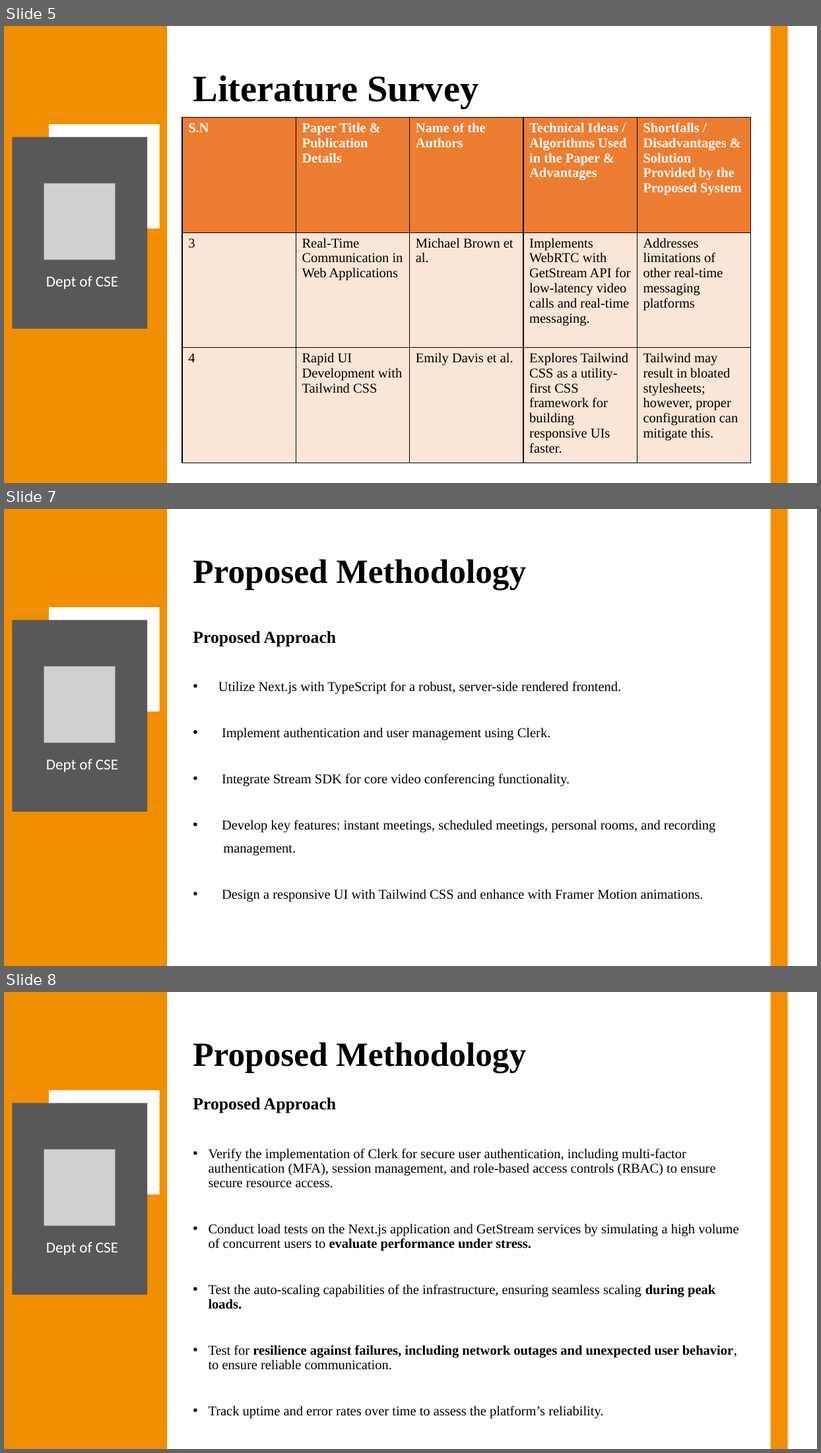
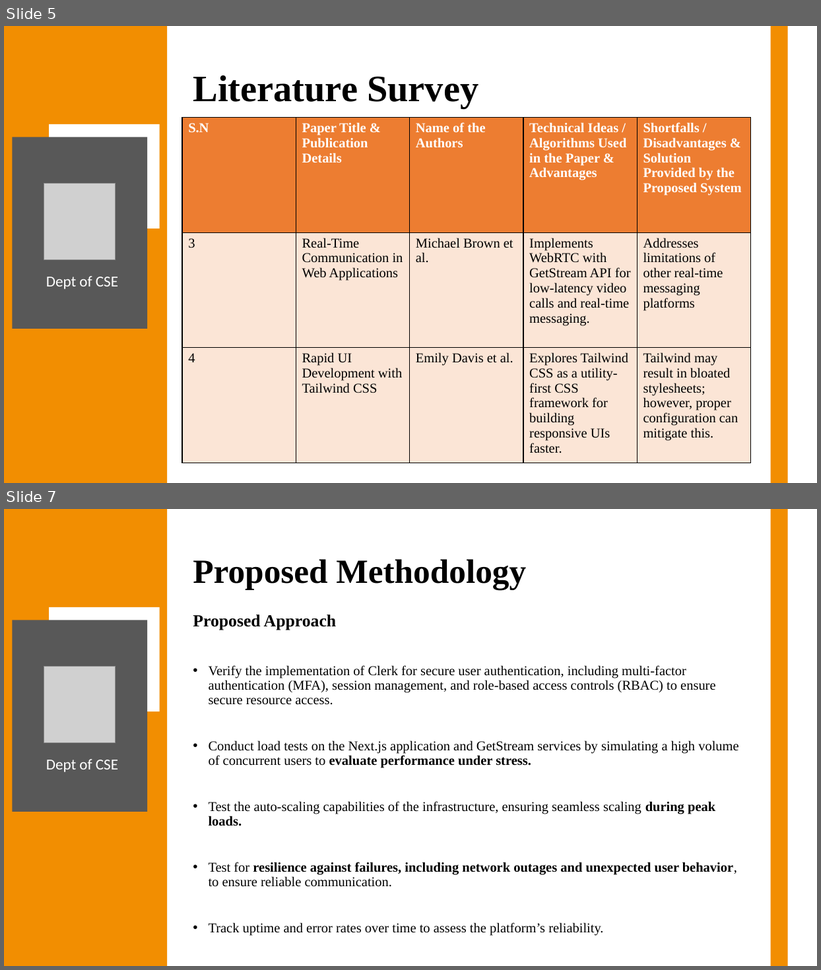
Before and after one commit to Anish202020/7th-Semester, a slide deck: Report & PPT/Project Work/Ppt/Callify Synopsis.pptx. Shown one above the other, each under a label of ours: slides 5, 7 and 8 before the commit, slides 5 and 7 after it; the slides between them are not shown. The pictures are 821x1453 and 821x970 pixels, drawn with LibreOffice and Linux fonts; fonts in the diff are those of the drawing; grey boxes stand for pictures. Boxes give left, top, right and bottom in pixels: in the first picture for what was removed or moved away, otherwise in the second. Text is boxed around its words. In the diff, an @@ line names an element or a change of style, - is before the commit and + after.

```diff
--- a/Report & PPT/Project Work/Ppt/Callify Synopsis.pptx
+++ b/Report & PPT/Project Work/Ppt/Callify Synopsis.pptx
@@ slide 7 removed at [4, 509, 817, 966], background #FFFFFF @@
@@ rectangle removed at [4, 509, 167, 966] @@
@@ rectangle removed at [771, 509, 788, 966] @@
@@ title removed at [193, 559, 526, 590] @@
-Proposed Methodology
@@ rectangle removed at [49, 607, 160, 712] @@
@@ rectangle removed at [12, 620, 147, 812] @@
@@ text removed at [193, 631, 715, 902] @@
-Proposed Approach
-• Utilize Next.js with TypeScript for a robust, server-side rendered frontend.
-• Implement authentication and user management using Clerk.
-• Integrate Stream SDK for core video conferencing functionality.
-• Develop key features: instant meetings, scheduled meetings, personal rooms, and recording
-management.
-• Design a responsive UI with Tailwind CSS and enhance with Framer Motion animations.
@@ picture removed at [44, 666, 116, 743] @@
@@ text removed at [46, 759, 118, 772] @@
-Dept of CSE
@@ what was slide 8 is now slide 7 @@
```
Also in this commit, not shown: 3 slides changed, 2 other files.
